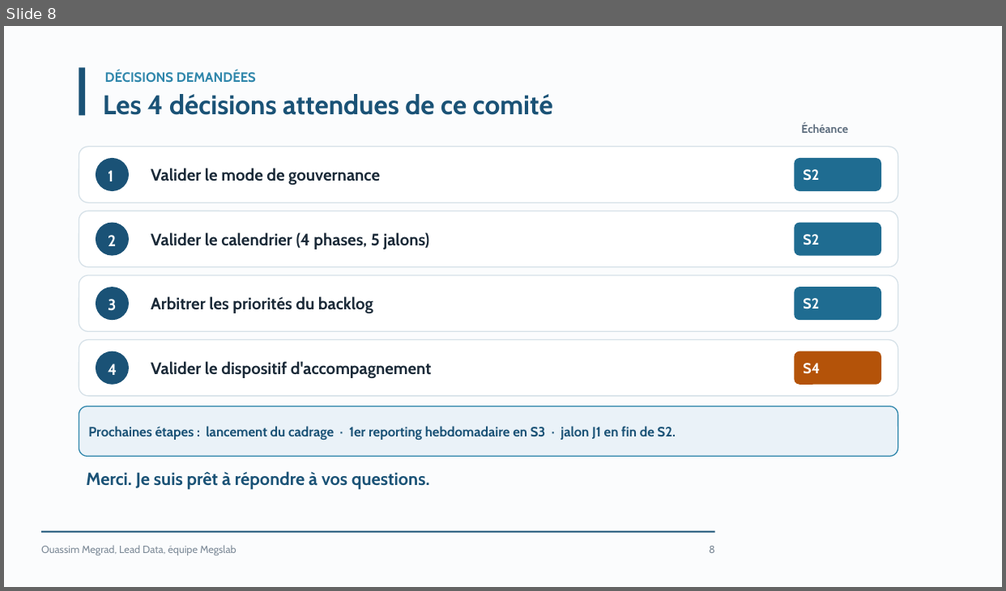
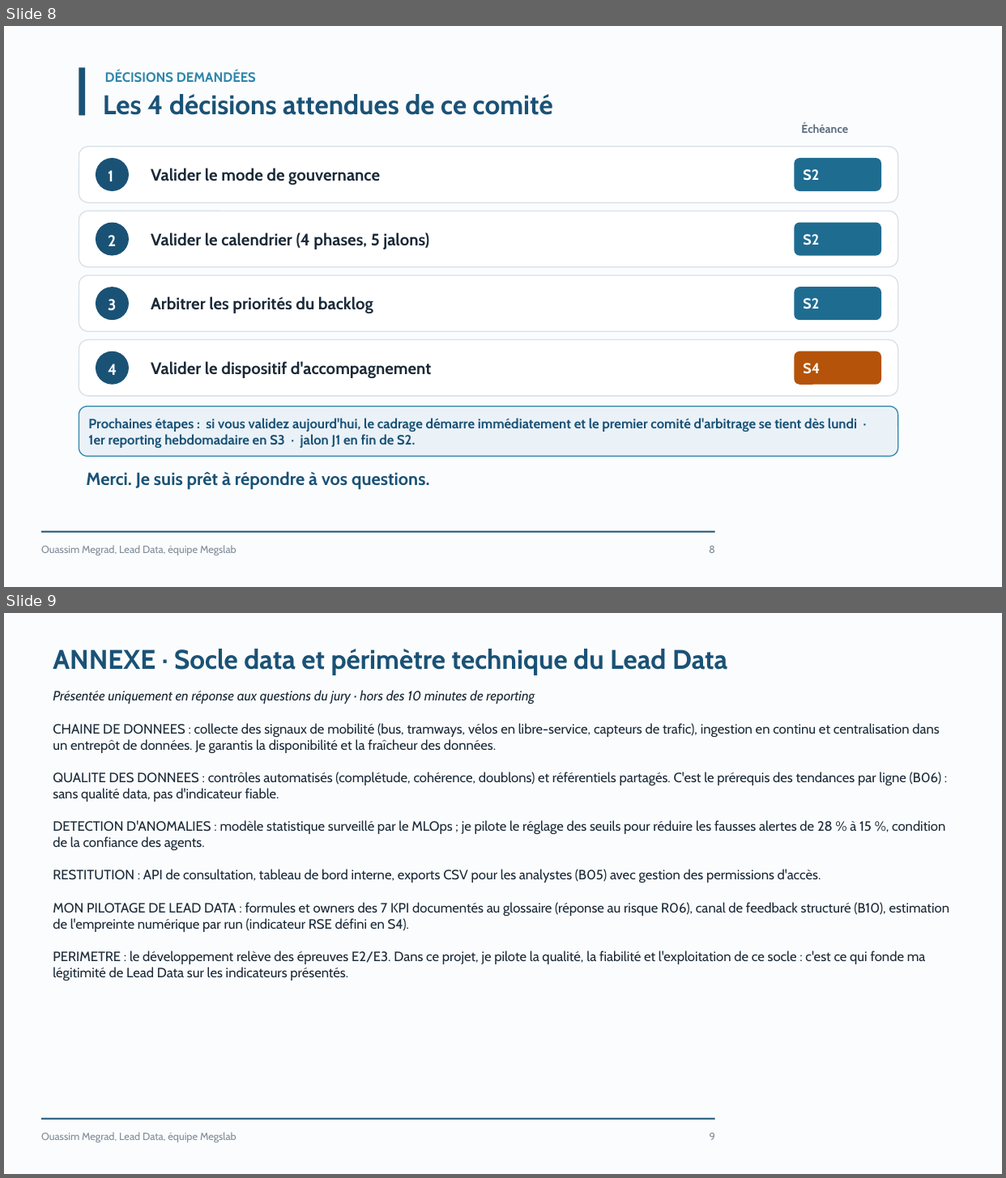
Before and after one commit to ouassim16wass/bloc_e4, a slide deck: livrables/support_reporting_direction.pptx. Shown one above the other, each under a label of ours: slide 8 before the commit, slides 8 and 9 after it. The pictures are 1006x591 and 1006x1178 pixels, drawn with LibreOffice and Linux fonts; fonts in the diff are those of the drawing. Boxes give left, top, right and bottom in pixels: in the first picture for what was removed or moved away, otherwise in the second. Text is boxed around its words. In the diff, an @@ line names an element or a change of style, - is before the commit and + after.

```diff
--- a/livrables/support_reporting_direction.pptx
+++ b/livrables/support_reporting_direction.pptx
@@ slide 9 added at box(4, 613, 1002, 1174), background #FBFCFD; not listed: 3 template elements that a slide beside it also shows @@
@@ text added at box(53, 649, 727, 675), 26 pt, text #1A5276, bold @@
+ANNEXE · Socle data et périmètre technique du Lead Data
@@ text added at box(53, 690, 535, 704), 13 pt, text #1B2A38, italic @@
+Présentée uniquement en réponse aux questions du jury · hors des 10 minutes de reporting
@@ text added at box(53, 723, 950, 981), 13 pt, text #1B2A38 @@
+CHAINE DE DONNEES : collecte des signaux de mobilité (bus, tramways, vélos en libre-service, capteurs de trafic), ingestion en continu et centralisation dans un entrepôt de données. Je garantis la disponibilité et la fraîcheur des données.
+QUALITE DES DONNEES : contrôles automatisés (complétude, cohérence, doublons) et référentiels partagés. C'est le prérequis des tendances par ligne (B06) : sans qualité data, pas d'indicateur fiable.
+DETECTION D'ANOMALIES : modèle statistique surveillé par le MLOps ; je pilote le réglage des seuils pour réduire les fausses alertes de 28 % à 15 %, condition de la confiance des agents.
+RESTITUTION : API de consultation, tableau de bord interne, exports CSV pour les analystes (B05) avec gestion des permissions d'accès.
+MON PILOTAGE DE LEAD DATA : formules et owners des 7 KPI documentés au glossaire (réponse au risque R06), canal de feedback structuré (B10), estimation de l'empreinte numérique par run (indicateur RSE défini en S4).
+PERIMETRE : le développement relève des épreuves E2/E3. Dans ce projet, je pilote la qualité, la fiabilité et l'exploitation de ce socle : c'est ce qui fonde ma légitimité de Lead Data sur les indicateurs présentés.
@@ slide 8 changed as well @@
@@ text in rounded rectangle at box(88, 418, 857, 448): text changed @@
-Prochaines étapes : lancement du cadrage · 1er reporting hebdomadaire en S3 · jalon J1 en fin de S2.
+Prochaines étapes : si vous validez aujourd'hui, le cadrage démarre immédiatement et le premier comité d'arbitrage se tient dès lundi · 1er reporting hebdomadaire en S3 · jalon J1 en fin de S2.
```
Also in this commit, not shown: 7 other slides changed, 1 other file.
